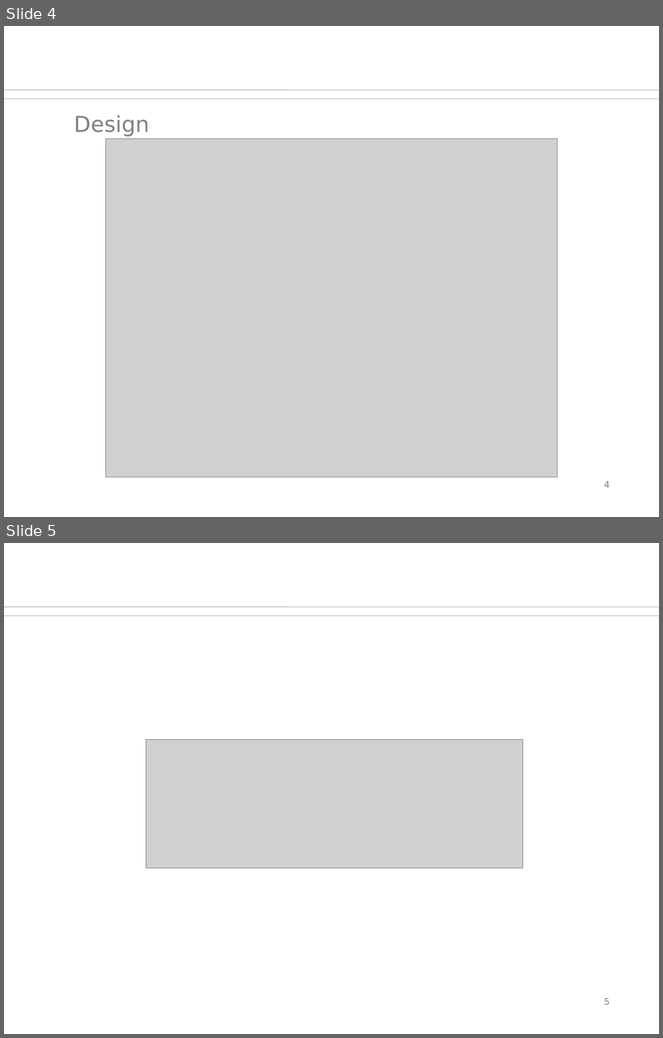
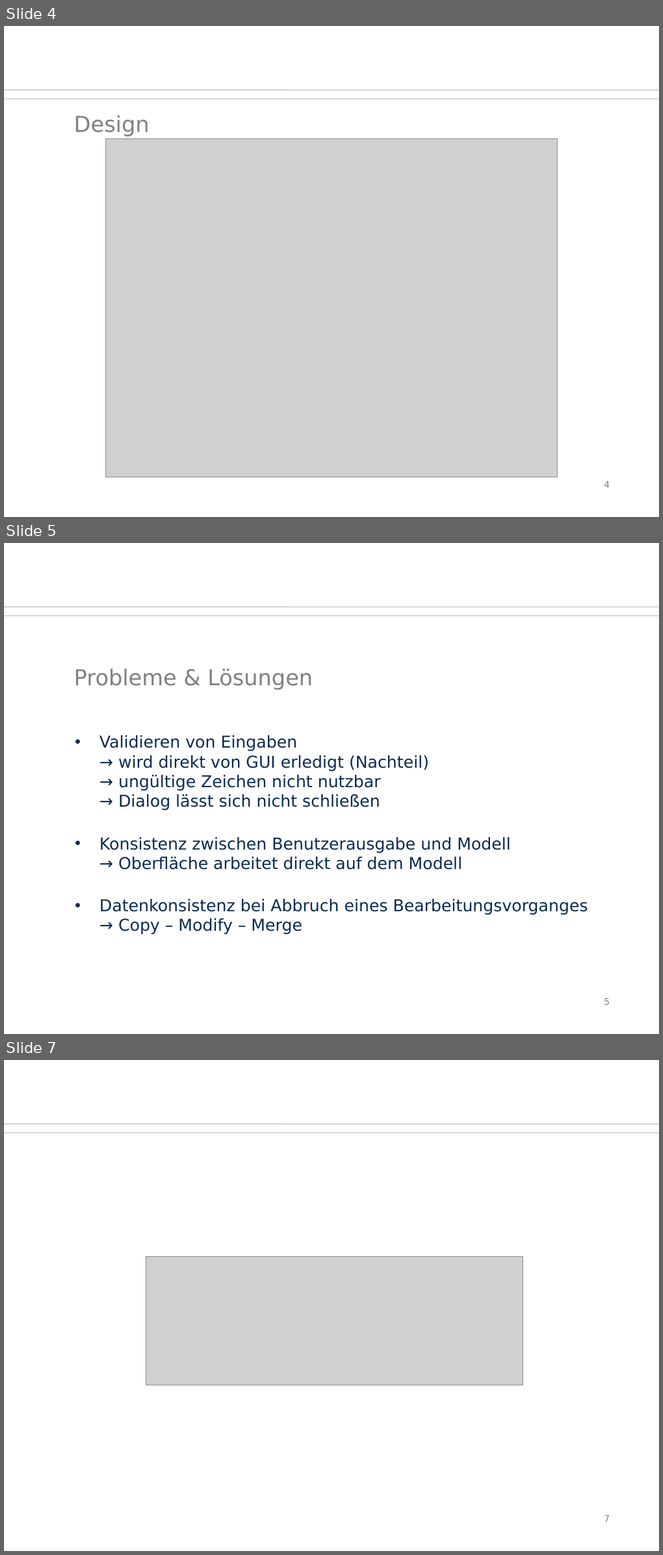
Before and after one commit to Steich91/ees15, a slide deck: docs/gui.odp. Shown one above the other, each under a label of ours: slides 4 and 5 before the commit, slides 4, 5 and 7 after it; the slides between them are not shown. The pictures are 663x1038 and 663x1555 pixels, drawn with LibreOffice and Linux fonts; fonts in the diff are those of the drawing; grey boxes stand for pictures; background and template pictures are left out. Boxes give left, top, right and bottom in pixels: in the first picture for what was removed or moved away, otherwise in the second. Text is boxed around its words. In the diff, an @@ line names an element or a change of style, - is before the commit and + after.

```diff
--- a/docs/gui.odp
+++ b/docs/gui.odp
@@ slide 5 added at [4,543,659,1034], background #FFFFFF; not listed: 2 template elements that a slide beside it also shows @@
@@ title added at [74,668,313,690], 24 pt, text #808080 @@
+Probleme & Lösungen
@@ text added at [100,735,588,935], 18 pt, text #0B2A51 @@
+• Validieren von Eingaben
+  → wird direkt von GUI erledigt (Nachteil)
+  → ungültige Zeichen nicht nutzbar
+  → Dialog lässt sich nicht schließen
+• Konsistenz zwischen Benutzerausgabe und Modell
+  → Oberfläche arbeitet direkt auf dem Modell
+• Datenkonsistenz bei Abbruch eines Bearbeitungsvorganges
+  → Copy – Modify – Merge
@@ page number added at [604,999,610,1005], 10 pt, text #808080 @@
+5
@@ what was slide 5 is now slide 7 @@
@@ page number at [604,1516,610,1522]: text changed @@
-5
+7
```
Also in this commit, not shown: 2 slides changed, 1 other slide added, 1 other file.
